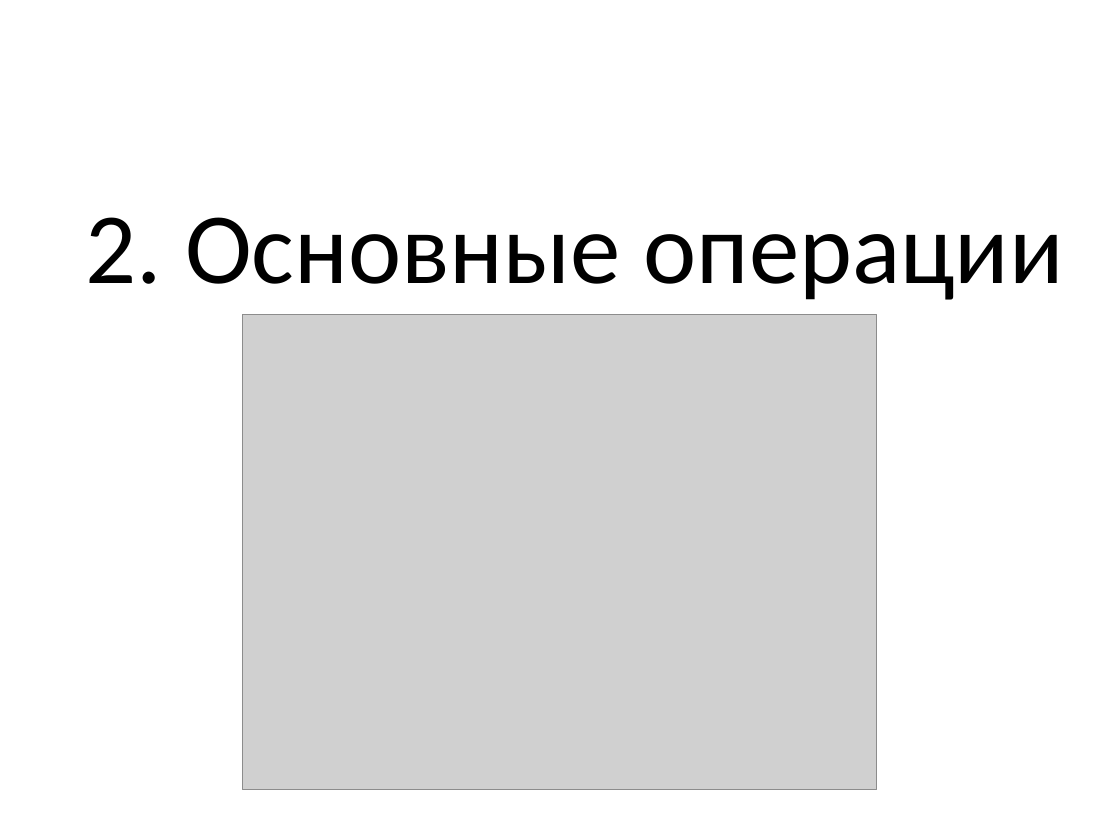
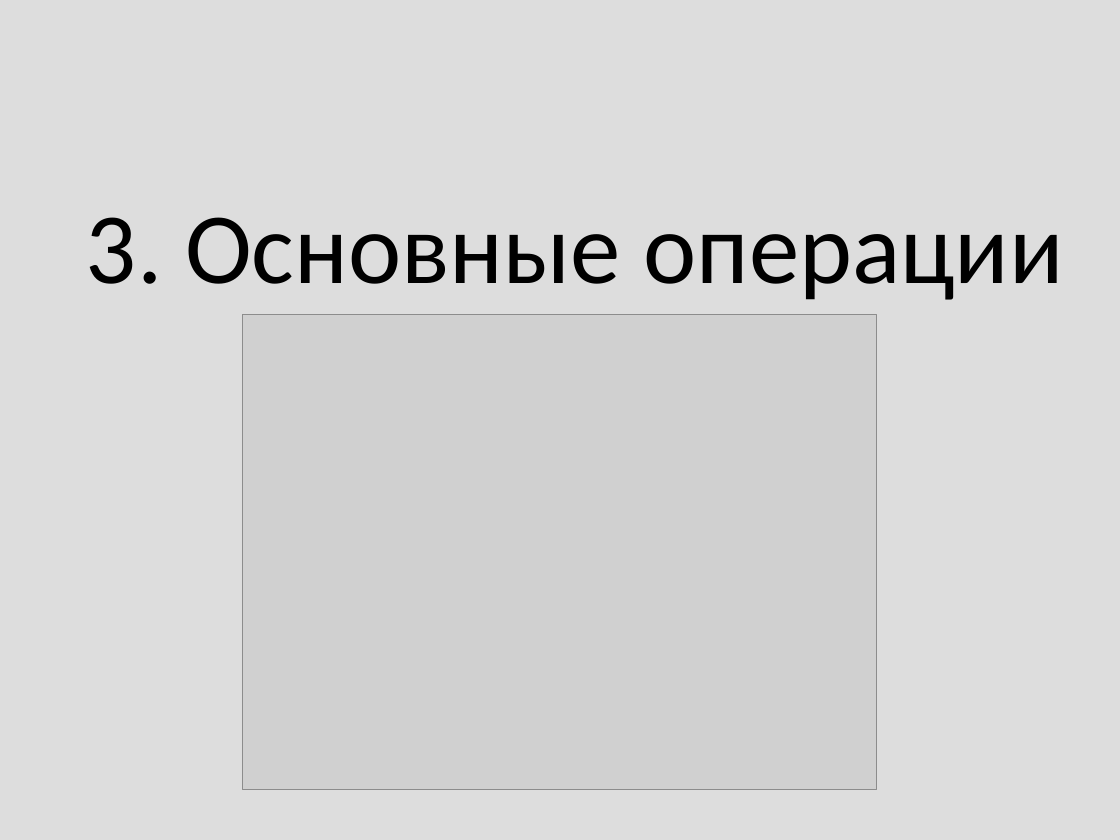
Before and after one commit to Mustang98/ThickHeap, a slide deck: slide 15 of ThickHeap_Presentation.ppsx (slide 9 before the commit). Drawn at 1120x840 pixels with LibreOffice and Linux fonts; fonts in the diff are those of the drawing; grey boxes stand for pictures. Boxes give left, top, right and bottom in pixels: in the first picture for what was removed or moved away, otherwise in the second. Text is boxed around its words. In the diff, an @@ line names an element or a change of style, - is before the commit and + after.

```diff
--- a/ThickHeap_Presentation.ppsx
+++ b/ThickHeap_Presentation.ppsx
@@ background #FFFFFF to #DDDDDD @@
@@ text at (x1=86, y1=217, x2=1064, y2=300): text changed @@
-2. Основные операции
+3. Основные операции
```
Also in this commit, not shown: 15 other slides changed, 31 slides added, 2 slides removed, 2 other files.
